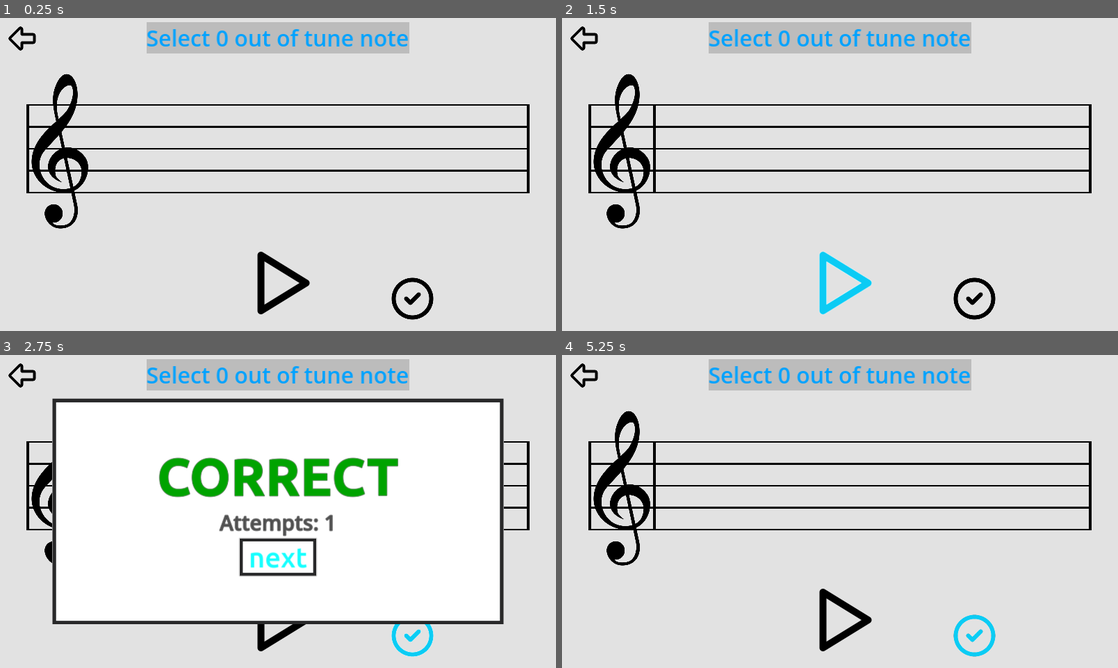
Above: before the commit, frames 1-4 (two rows, left to right).
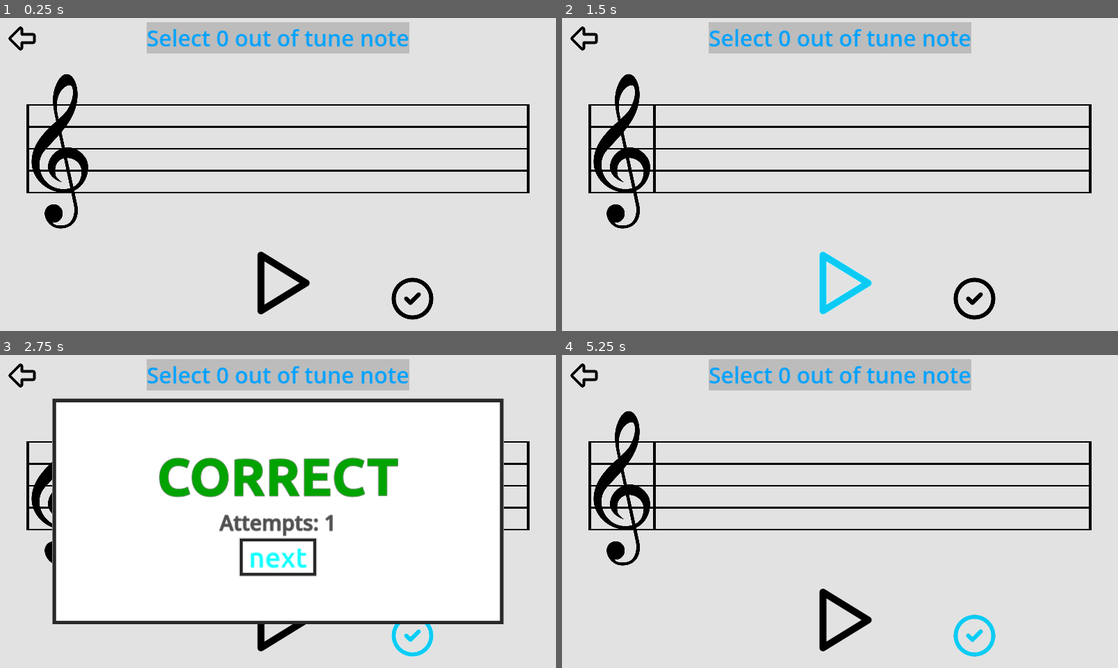
Above: after the commit, the same moments.

Repository: Sniggiho/COMP225-Reluna
Game: Godot game, scene res://Scenes/firstScene.tscn
The game is run twice, just before and just after one commit, with the same random seed, the same clock (stepped at 60 frames per second) and the same inputs.
Inputs (mouse positions are in pixels of both pictures, inside the frame that each line leads up to):
- Up to frame 1 (0.25 s): no input
- Up to frame 2 (1.5 s): click (840, 284) at 0.5 s; click (840, 284) at 1.25 s
- Up to frame 3 (2.75 s): click (411, 636) at 2 s
- Up to frame 4 (5.25 s): click "next" at 2.75 s; click (584, 376) at 3.5 s; tap Enter (ui_accept) at 4.25, 4.52 s; move the mouse to (840, 373) at 4.27 s; hold Right (ui_right) 4.28-5 s; hold Space (play) 4.28-5 s; click "next" at 5 s

The runs differ from the first frame. In frame 1, 0.5% of the frame differs, in the area x 26-74%, y 3-10%; in frame 2, 0.5%; in frame 3, 0.5%; in frame 4, 0.5%.
Error in both runs: Invalid assignment of index '0' (on base: 'Array') with value of type 'bool'. (res://Scenes/LevelManager/LevelManager.gd:87)

Commit message:
Moved note again

Diff:
--- a/Project/Scenes/FreeplaySettingsMenu/FreeplaySettingsMenu.tscn
+++ b/Project/Scenes/FreeplaySettingsMenu/FreeplaySettingsMenu.tscn
@@ -167,13 +167,11 @@
 [node name="Foreground1" parent="CenterContainer/VBoxContainer/CenterContainer/HBoxContainer/Column A/ColumnA/Accidental Choice/BySharps" index="1"]
 offset_right = 300.0
 offset_bottom = 100.0
-color = Color(0.690196, 0.690196, 0.690196, 1)
 
 [node name="Foreground2" parent="CenterContainer/VBoxContainer/CenterContainer/HBoxContainer/Column A/ColumnA/Accidental Choice/BySharps" index="2"]
 offset_left = 300.0
 offset_right = 600.0
 offset_bottom = 100.0
-color = Color(0.690196, 0.690196, 0.690196, 1)
 
 [node name="SharpButton" parent="CenterContainer/VBoxContainer/CenterContainer/HBoxContainer/Column A/ColumnA/Accidental Choice/BySharps" index="3"]
 offset_right = 298.0
--- a/Project/Scenes/Note/note.tscn
+++ b/Project/Scenes/Note/note.tscn
@@ -59,12 +59,12 @@
 
 [node name="SelectedImage" type="Sprite2D" parent="."]
 modulate = Color(0, 1, 1, 1)
-position = Vector2(3, -70)
+position = Vector2(3, -72)
 scale = Vector2(0.078, 0.078)
 texture = ExtResource("2_e4kmj")
 
 [node name="Sprite2D" type="Sprite2D" parent="."]
-position = Vector2(3, -70)
+position = Vector2(3, -72)
 scale = Vector2(0.078, 0.078)
 texture = ExtResource("2_m8vj1")
 
--- a/Project/Scenes/firstScene.tscn
+++ b/Project/Scenes/firstScene.tscn
@@ -173,8 +173,8 @@
 text = " next "
 
 [node name="CenterContainer" type="CenterContainer" parent="."]
-offset_right = 1598.0
-offset_bottom = 114.0
+offset_right = 1600.0
+offset_bottom = 115.0
 mouse_filter = 2
 
 [node name="DisplayText" type="RichTextLabel" parent="CenterContainer"]
